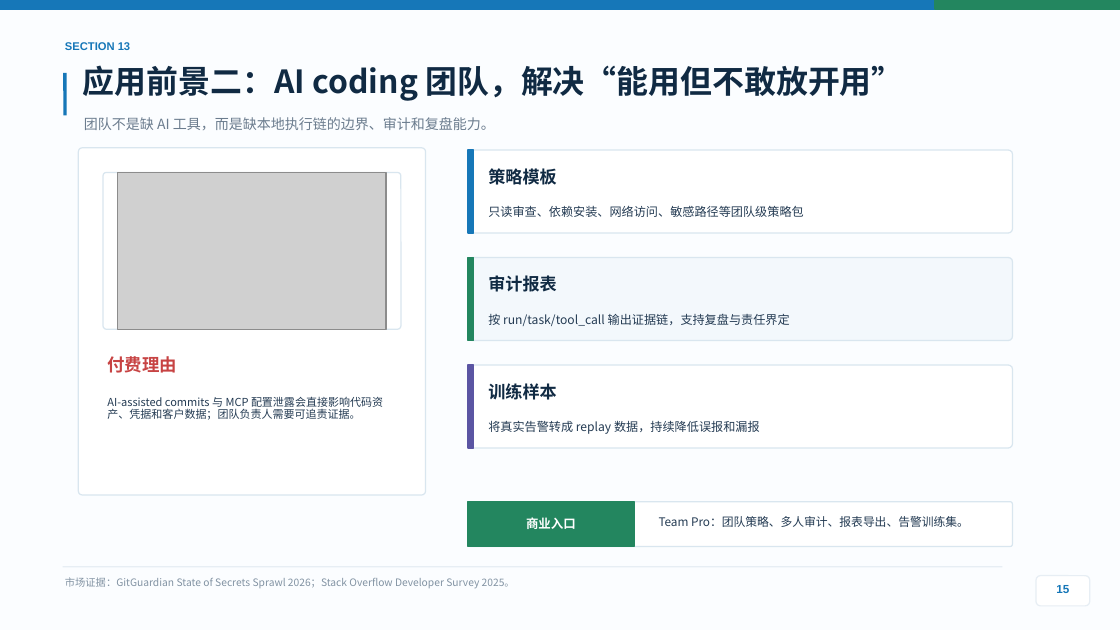
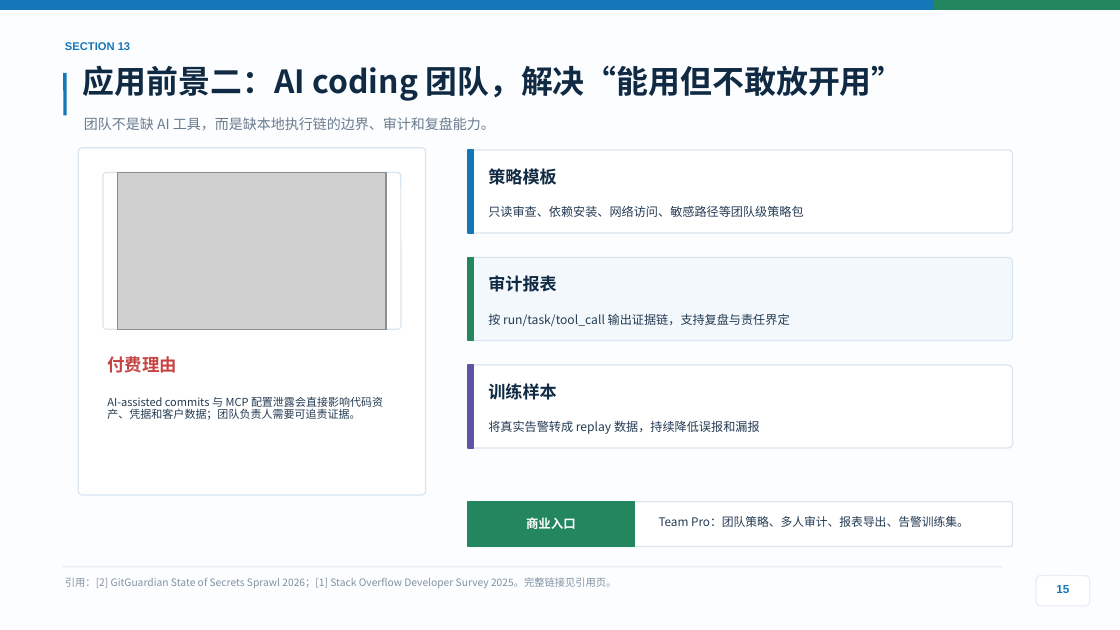
Before and after one commit to stevessr/agent-ebpf-filter, a slide deck: slide 15 of docs/competition/2026-guochuang/output/final/Agent-eBPF-Filter-项目答辩路演PPT-浅色优化版.pptx. Drawn at 1120x630 pixels with LibreOffice and Linux fonts; fonts in the diff are those of the drawing; grey boxes stand for pictures. Boxes give left, top, right and bottom in pixels: in the first picture for what was removed or moved away, otherwise in the second. Text is boxed around its words. In the diff, an @@ line names an element or a change of style, - is before the commit and + after.

Commit message:
更新项目答辩PPT，添加引用信息页并标注数据来源，优化内容表达，新增静态预览图

```diff
--- a/docs/competition/2026-guochuang/output/final/Agent-eBPF-Filter-项目答辩路演PPT-浅色优化版.pptx
+++ b/docs/competition/2026-guochuang/output/final/Agent-eBPF-Filter-项目答辩路演PPT-浅色优化版.pptx
@@ text at bbox=[65, 577, 616, 589]: text changed @@
-市场证据：GitGuardian State of Secrets Sprawl 2026；Stack Overflow Developer Survey 2025。
+引用：[2] GitGuardian State of Secrets Sprawl 2026；[1] Stack Overflow Developer Survey 2025。完整链接见引用页。
```
Also in this commit, not shown: 4 other slides changed, 1 slide added, 9 other files.
